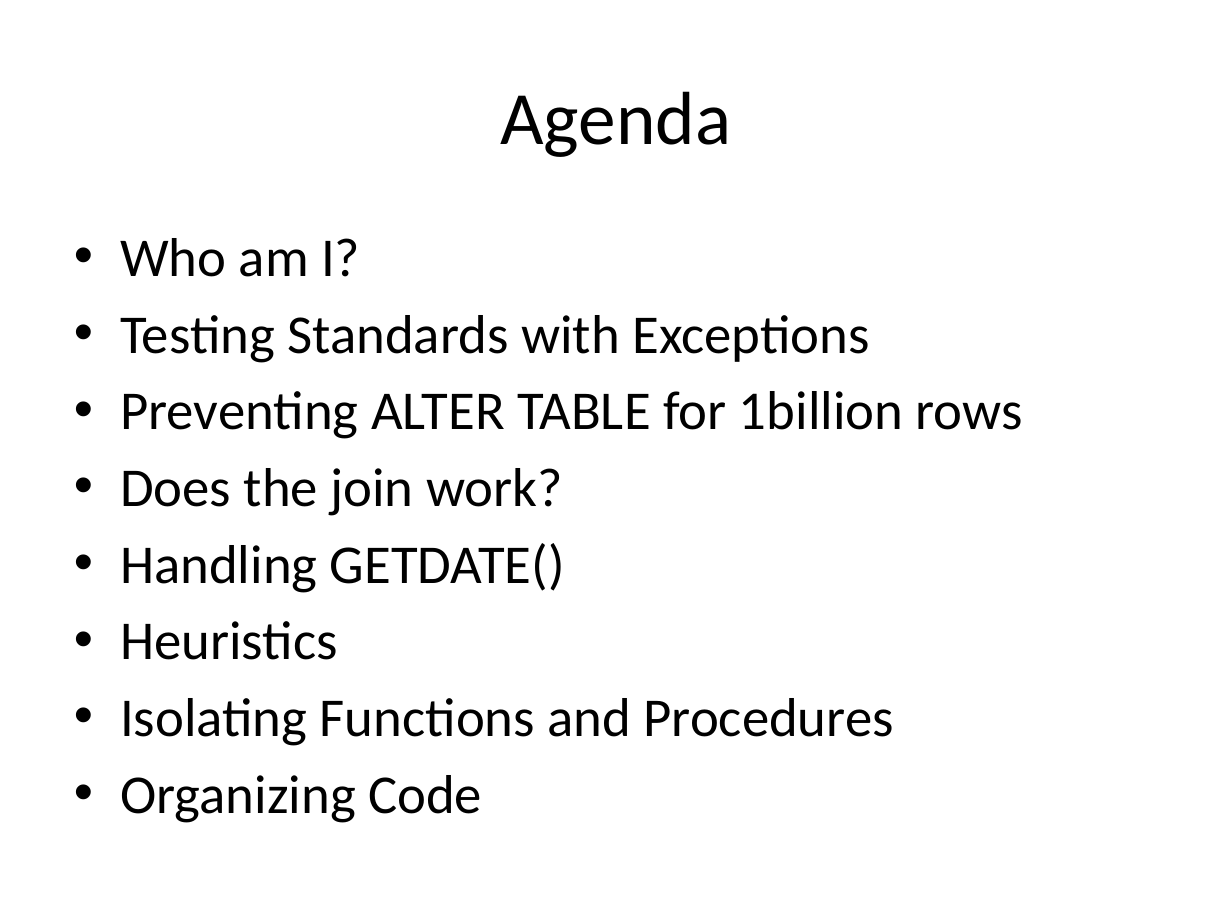
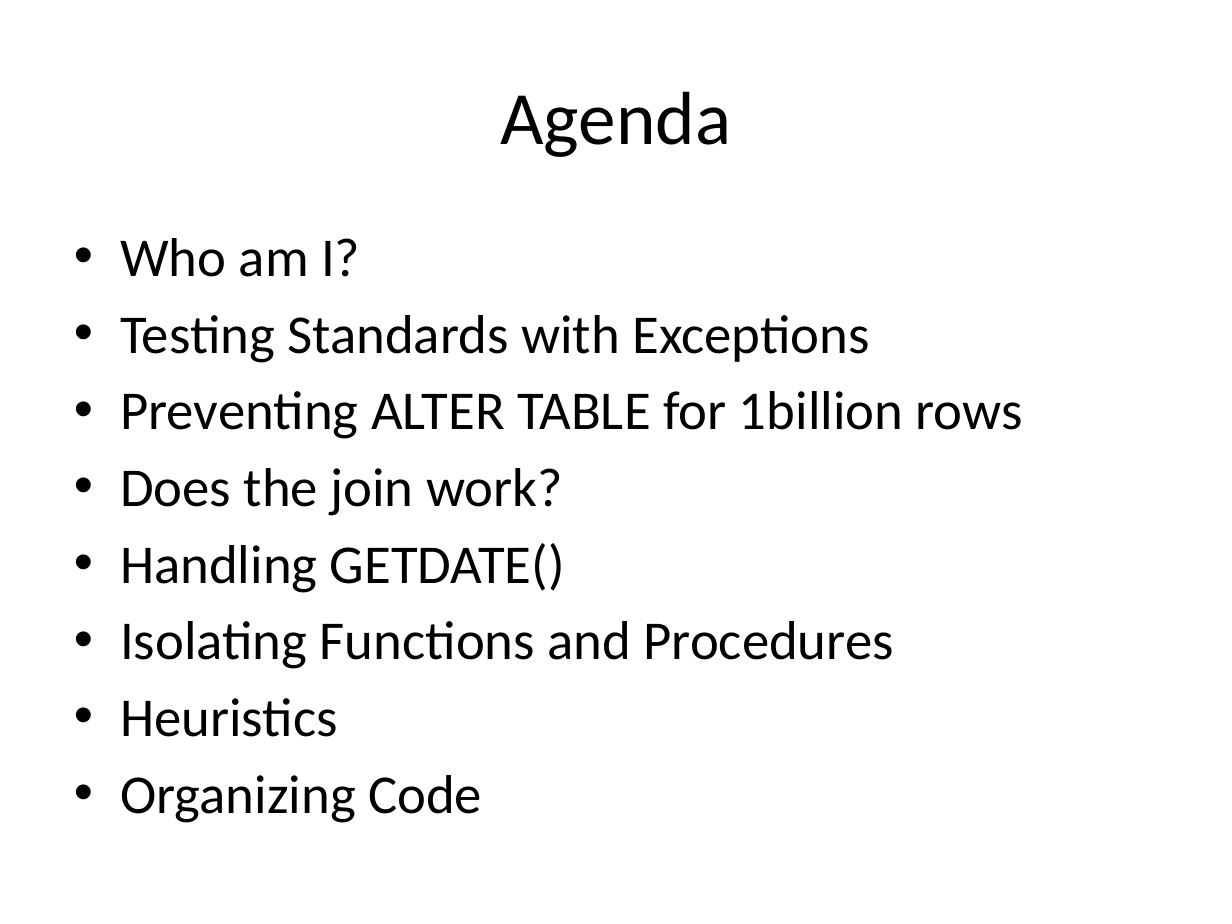
Before and after one commit to way0utwest/TestingT-SQLMadeEasy, a slide deck: slide 2 of TestingT-SQLMadeEasy.pptx. Drawn at 1232x924 pixels with LibreOffice and Linux fonts; fonts in the diff are those of the drawing. Boxes give left, top, right and bottom in pixels: in the first picture for what was removed or moved away, otherwise in the second. Text is boxed around its words. In the diff, an @@ line names an element or a change of style, - is before the commit and + after.

```diff
--- a/TestingT-SQLMadeEasy.pptx
+++ b/TestingT-SQLMadeEasy.pptx
@@ text at <box>120,621,894,669</box>: paragraph added @@
+• Isolating Functions and Procedures
@@ text at <box>120,698,894,746</box>: paragraph removed @@
-• Isolating Functions and Procedures
```
Also in this commit, not shown: 8 slides added, 5 other files.
